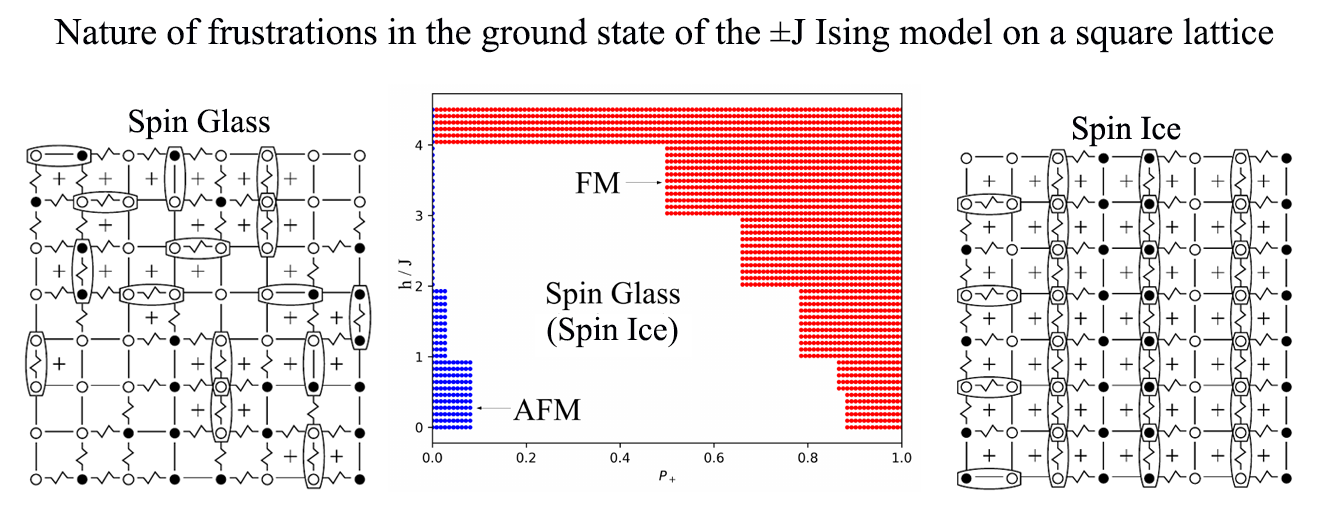
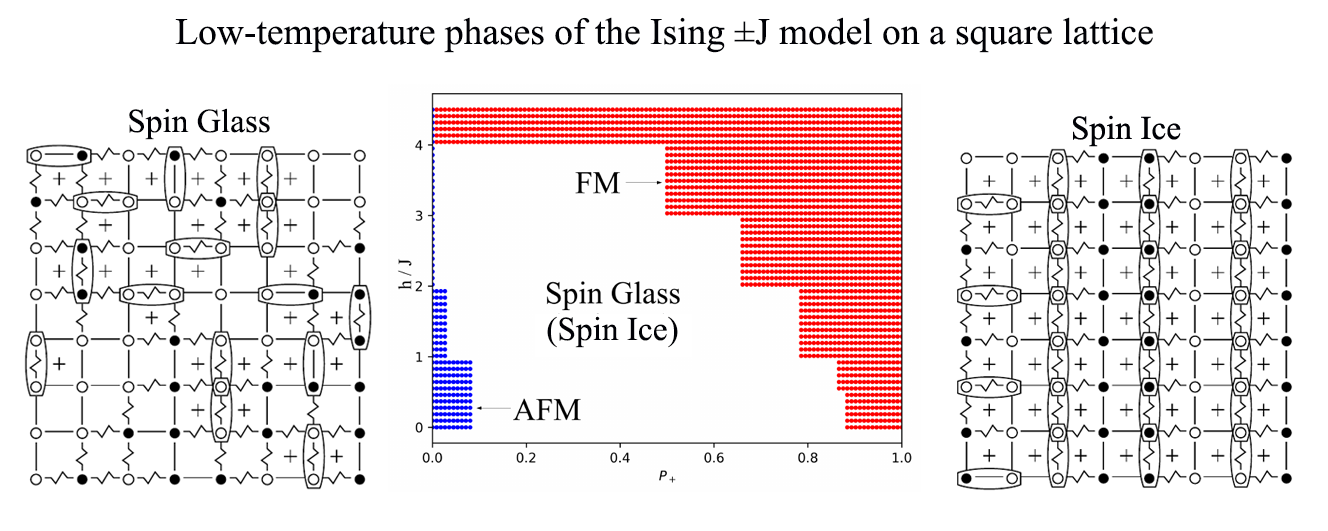
Layered file, before and after one edit (1328x531). Changes by layer:
painted on "Thermodynamic Equilibrium of ±J Ising Model on s" over [54, 17, 1274, 53]
